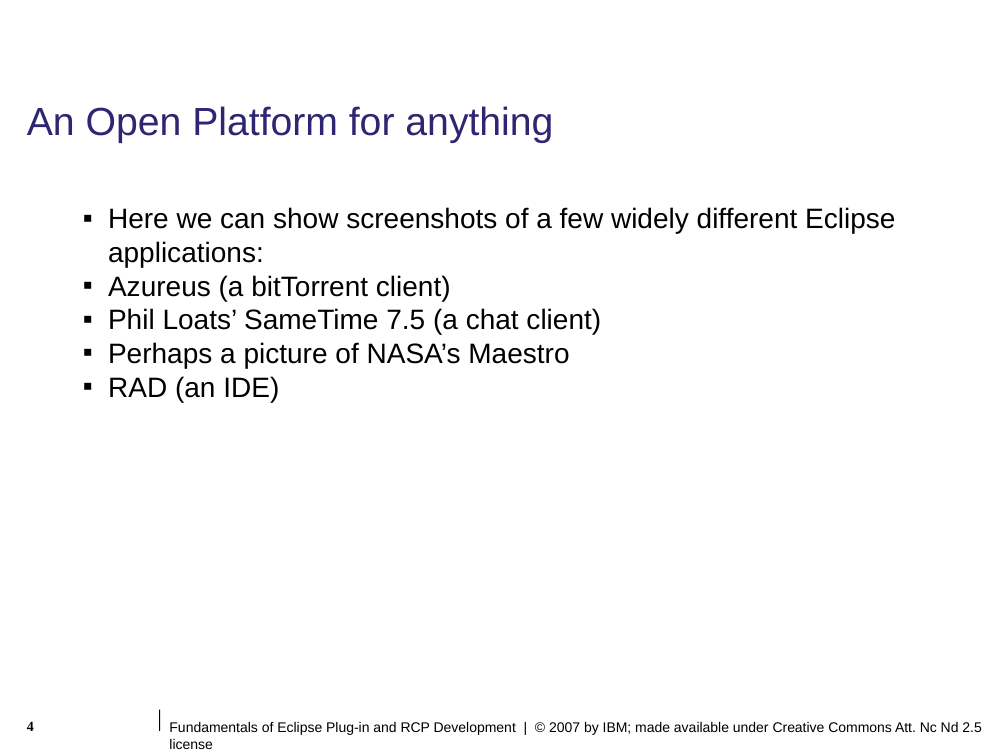
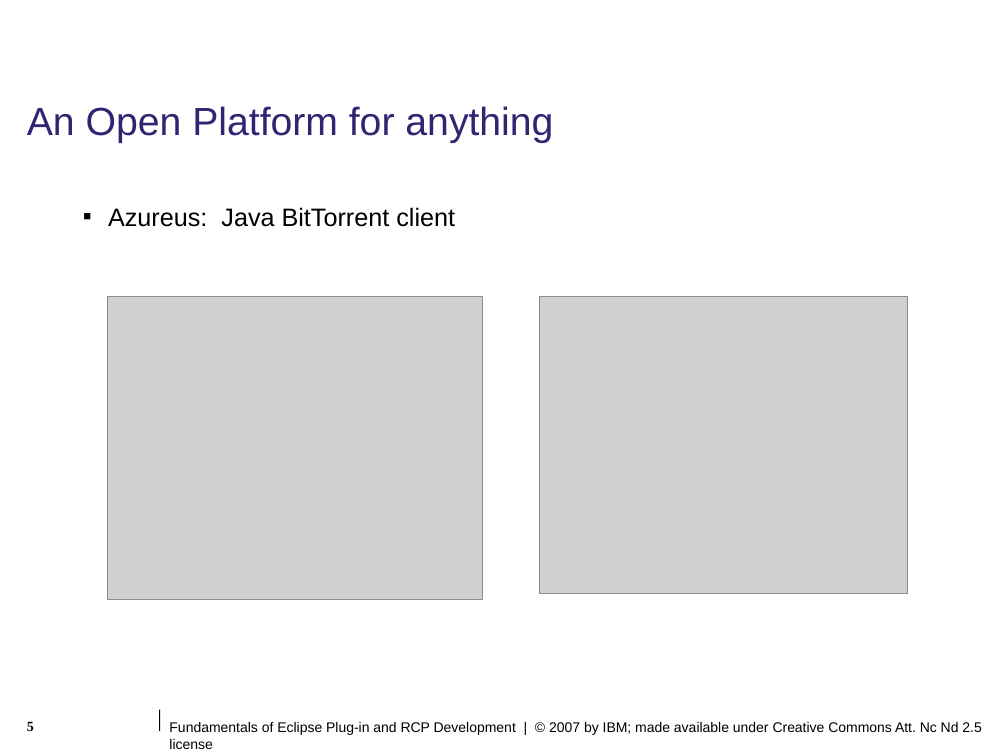
Before and after one commit to lukangping/eclipse.pde.incubator, a slide deck: slide 5 of presentations/eclipse-con/2007/slides/Fundamentals_of_Plugin_and_RCP_Development.ppt (slide 4 before the commit). Drawn at 1008x756 pixels with LibreOffice and Linux fonts; fonts in the diff are those of the drawing; grey boxes stand for pictures; background and template pictures are left out. Boxes give left, top, right and bottom in pixels: in the first picture for what was removed or moved away, otherwise in the second. Text is boxed around its words. In the diff, an @@ line names an element or a change of style, - is before the commit and + after.

Commit message:
Add images:  2007-02-14 14-50

```diff
--- a/presentations/eclipse-con/2007/slides/Fundamentals_of_Plugin_and_RCP_Development.ppt
+++ b/presentations/eclipse-con/2007/slides/Fundamentals_of_Plugin_and_RCP_Development.ppt
@@ text removed at [108, 207, 895, 402] @@
-▪ Here we can show screenshots of a few widely different Eclipse applications:
-▪ Azureus (a bitTorrent client)
-▪ Phil Loats’ SameTime 7.5 (a chat client)
-▪ Perhaps a picture of NASA’s Maestro
-▪ RAD (an IDE)
@@ text added at [108, 207, 455, 227], 18 pt, text #000000 @@
+▪ Azureus: Java BitTorrent client
@@ picture added at [108, 296, 483, 599] @@
@@ picture added at [540, 296, 908, 594] @@
@@ page number at [27, 722, 34, 731]: text changed @@
-4
+5
```
Also in this commit, not shown: 2 other slides changed, 2 slides added.
